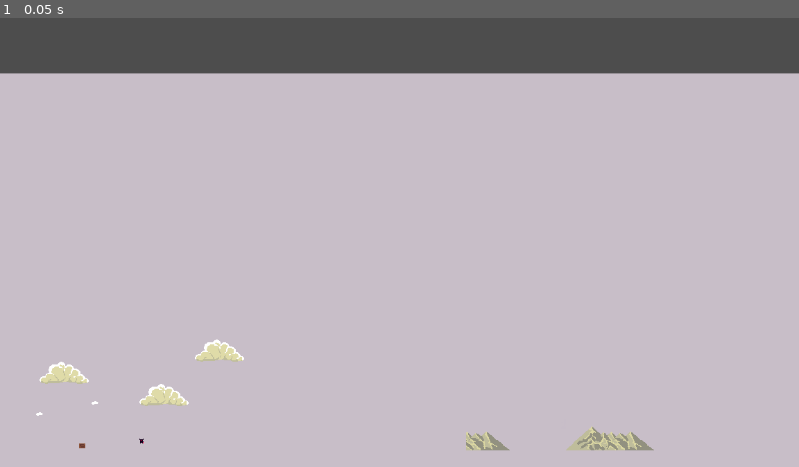
Above: before the commit, frame 1.
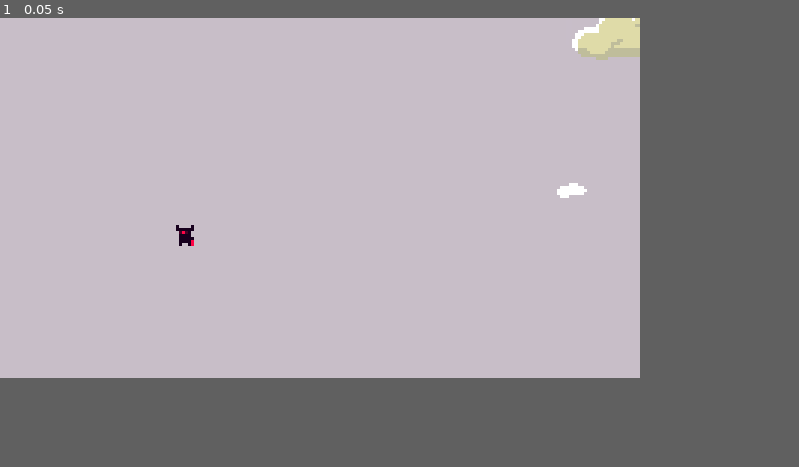
Above: after the commit, the same moment.

Repository: adisagar2003/Rton
Game: Godot game, scene res://Scenes/main.tscn
Same seed, same stepped clock (60 frames per second), same inputs: the game is played once before the commit and once after it.
Inputs:
- Up to frame 1 (0.05 s): no input
In our replay, the window is 799x449 before the commit and 640x360 after it. These sizes can differ from the game's own. Grey fills any space a smaller window leaves; there, only what the larger window draws over its background counts as a difference.

The runs differ from the first frame. In frame 1, 14% of the frame differs, in the area x 0-100%, y 0-97%.

Commit message:
Code refactor
Made the code a little cleaner

Diff:
--- a/Scenes/Rton.tscn
+++ b/Scenes/Rton.tscn
@@ -16,41 +16,27 @@
 	# Add the gravity.
 	#if not is_on_floor():
 		#velocity += get_gravity() * delta
+	HandleInputMovement();
 	HandleSpriteFlip();
 	AnimHandle();
+	HandleAttack();
+
 	# Handle jump.
 	#if Input.is_action_just_pressed(\"ui_accept\") and is_on_floor():
-		#velocity.y = JUMP_VELOCITY
-
+	#velocity.y = JUMP_VELOCITY
 	# Get the input direction and handle the movement/deceleration.
 	# As good practice, you should replace UI actions with custom gameplay actions.
-	var direction := Input.get_axis(\"ui_left\", \"ui_right\");
-
-	var verticalDirection := Input.get_axis(\"ui_up\", \"ui_down\");
-	if verticalDirection:
-		state = States.Running;
-		velocity.y = verticalDirection * VERTICAL_SPEED;
-	else:
-		velocity.y = move_toward(velocity.y, 0, VERTICAL_SPEED);
-		if (state !=States.Attacking):
-			state = States.Idle;
-	if direction:
-		state = States.Running;
-		print(\"Movement should happen :/\");
-		velocity.x = direction * SPEED
-	else:
-		velocity.x = move_toward(velocity.x, 0, SPEED);
-		if (state !=States.Attacking):
-			state = States.Idle;
-
 	move_and_slide()
+	# STRANGE EXCEPTION
+	if (velocity.y != 0):
+		state =States.Running;
 
 func HandleSpriteFlip():
 	var direction := Input.get_axis(\"ui_left\", \"ui_right\");
 	if (direction < 0):
+		$AnimatedSprite2D.flip_h = false;
+	if (direction > 0):
 		$AnimatedSprite2D.flip_h = true;
-	if (direction > 0):
-		$AnimatedSprite2D.flip_h = false;
 	if (direction == 0):
 		$AnimatedSprite2D.flip_h = $AnimatedSprite2D.flip_h;
 
@@ -62,6 +48,37 @@
 	if (state == States.Attacking):
 		$AnimatedSprite2D.play(\"attack\");
 
+func HandleAttack():
+	if Input.is_action_just_pressed(\"Attack\"):
+		state = States.Attacking;
+		$AttackCooldown.start();
+		set_process_input(false);
+
+func StopAttack():
+	pass
+
+func HandleInputMovement():
+	var direction := Input.get_axis(\"ui_left\", \"ui_right\");
+
+	var verticalDirection := Input.get_axis(\"ui_up\", \"ui_down\");
+	if verticalDirection:
+		velocity.y = verticalDirection * VERTICAL_SPEED;
+
+	else:
+		velocity.y = move_toward(velocity.y, 0, VERTICAL_SPEED);
+	if direction:
+		state = States.Running;
+
+		velocity.x = direction * SPEED
+	else:
+		velocity.x = move_toward(velocity.x, 0, SPEED);
+		if (state !=States.Attacking):
+			state = States.Idle;
+
+func _on_timer_timeout() -> void:
+	print(\"no input found\");
+	state = States.Idle;
+	pass # Replace with function body.
 "
 
 [sub_resource type="AtlasTexture" id="AtlasTexture_vl742"]
@@ -185,7 +202,7 @@
 }],
 "loop": true,
 "name": &"Run",
-"speed": 10.0
+"speed": 20.0
 }, {
 "frames": [{
 "duration": 1.0,
@@ -205,8 +222,28 @@
 }],
 "loop": true,
 "name": &"attack",
-"speed": 10.0
+"speed": 15.0
 }]
+
+[sub_resource type="Animation" id="Animation_0aact"]
+resource_name = "Attack"
+tracks/0/type = "value"
+tracks/0/imported = false
+tracks/0/enabled = true
+tracks/0/path = NodePath("AnimatedSprite2D:sprite_frames")
+tracks/0/interp = 1
+tracks/0/loop_wrap = true
+tracks/0/keys = {
+"times": PackedFloat32Array(),
+"transitions": PackedFloat32Array(),
+"update": 1,
+"values": []
+}
+
+[sub_resource type="AnimationLibrary" id="AnimationLibrary_6swys"]
+_data = {
+"Attack": SubResource("Animation_0aact")
+}
 
 [sub_resource type="CapsuleShape2D" id="CapsuleShape2D_v0pb8"]
 radius = 4.0
@@ -218,7 +255,9 @@
 [node name="AnimatedSprite2D" type="AnimatedSprite2D" parent="."]
 texture_filter = 1
 sprite_frames = SubResource("SpriteFrames_jv7t3")
-animation = &"Idle"
+animation = &"attack"
+frame = 3
+frame_progress = 0.563539
 metadata/_aseprite_wizard_interface_config_ = {
 "layer_section": true,
 "pending_changes": {}
@@ -235,5 +274,17 @@
 }
 metadata/_aseprite_wizard_source_file_hash_ = "c1d1f22dfdf3413cdbe2b39fc6a64906"
 
+[node name="AnimationPlayer" type="AnimationPlayer" parent="AnimatedSprite2D"]
+root_node = NodePath("../..")
+libraries = {
+"": SubResource("AnimationLibrary_6swys")
+}
+
 [node name="CollisionShape2D" type="CollisionShape2D" parent="."]
 shape = SubResource("CapsuleShape2D_v0pb8")
+
+[node name="AttackCooldown" type="Timer" parent="."]
+wait_time = 0.3
+one_shot = true
+
+[connection signal="timeout" from="AttackCooldown" to="." method="_on_timer_timeout"]
--- a/Scenes/main.tscn
+++ b/Scenes/main.tscn
@@ -13,6 +13,7 @@
 tile_set = SubResource("TileSet_4yg0o")
 
 [node name="TileMap" type="TileMap" parent="TileMapLayer"]
+position = Vector2(170, -294)
 tile_set = ExtResource("1_sw7k6")
 format = 2
 layer_1/name = "Mountains"
@@ -27,13 +28,17 @@
 layer_3/tile_data = PackedInt32Array(393205, 131073, 11, 458741, 131073, 11, 524277, 131073, 11, 589813, 131073, 11, 65 …(63253 unchanged characters)…
 
 [node name="Destructible" parent="TileMapLayer" instance=ExtResource("3_ed76t")]
-position = Vector2(118, 613)
+position = Vector2(296, 301)
 
 [node name="BG_MUSIC" type="AudioStreamPlayer2D" parent="."]
 stream = ExtResource("4_ss3gx")
 bus = &"Music"
 
 [node name="Rton" parent="." instance=ExtResource("4_nrwo5")]
-position = Vector2(204, 610)
+position = Vector2(98, 292)
 SPEED = 100.0
 VERTICAL_SPEED = 80.0
+
+[node name="Camera2D" type="Camera2D" parent="."]
+position = Vector2(143, 280)
+zoom = Vector2(3, 3)
--- a/project.godot
+++ b/project.godot
@@ -14,6 +14,12 @@
 run/main_scene="res://Scenes/main.tscn"
 config/features=PackedStringArray("4.3", "GL Compatibility")
 config/icon="res://icon.svg"
+
+[display]
+
+window/size/viewport_width=640
+window/size/viewport_height=360
+window/stretch/mode="viewport"
 
 [editor_plugins]
 
Not shown: 1 places in Scenes/Rton.tscn that only renumber resources
